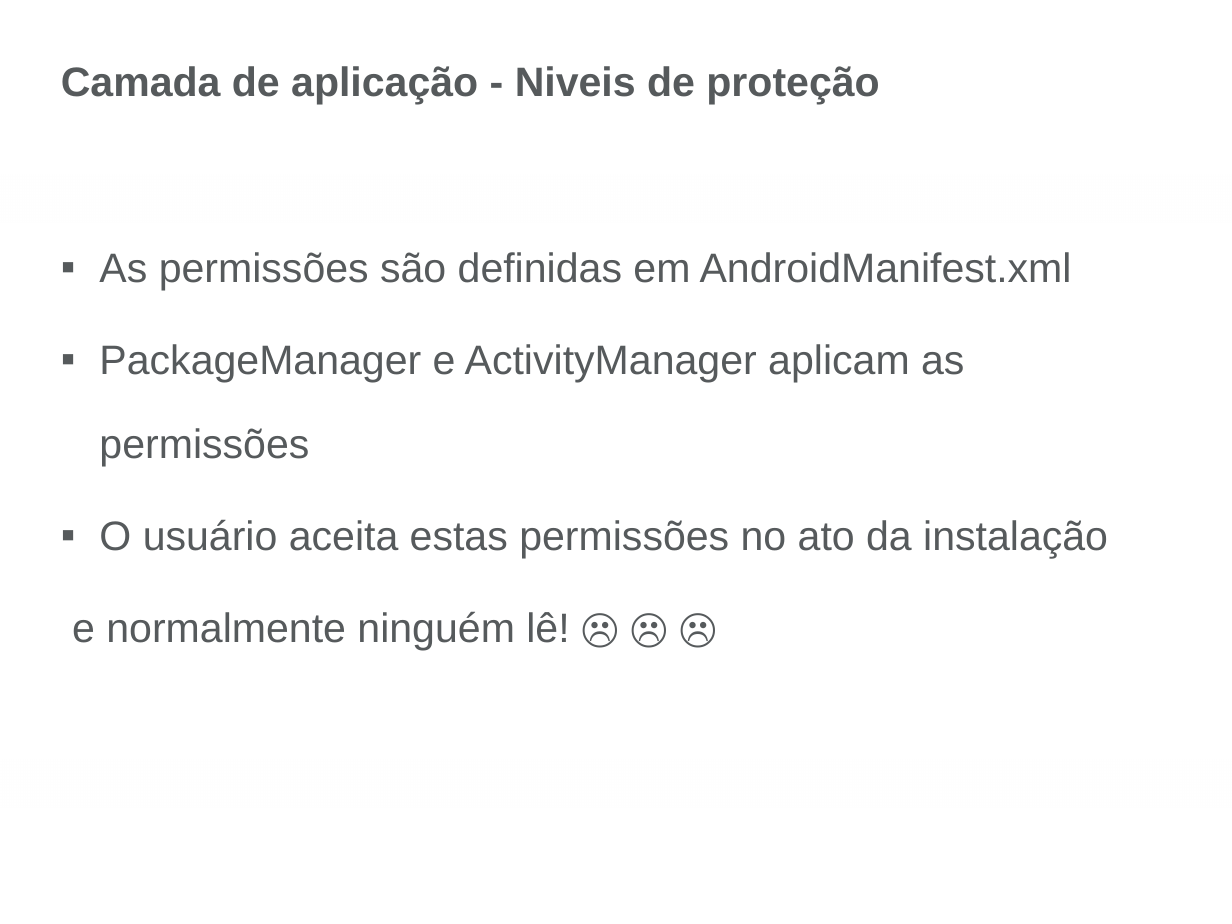
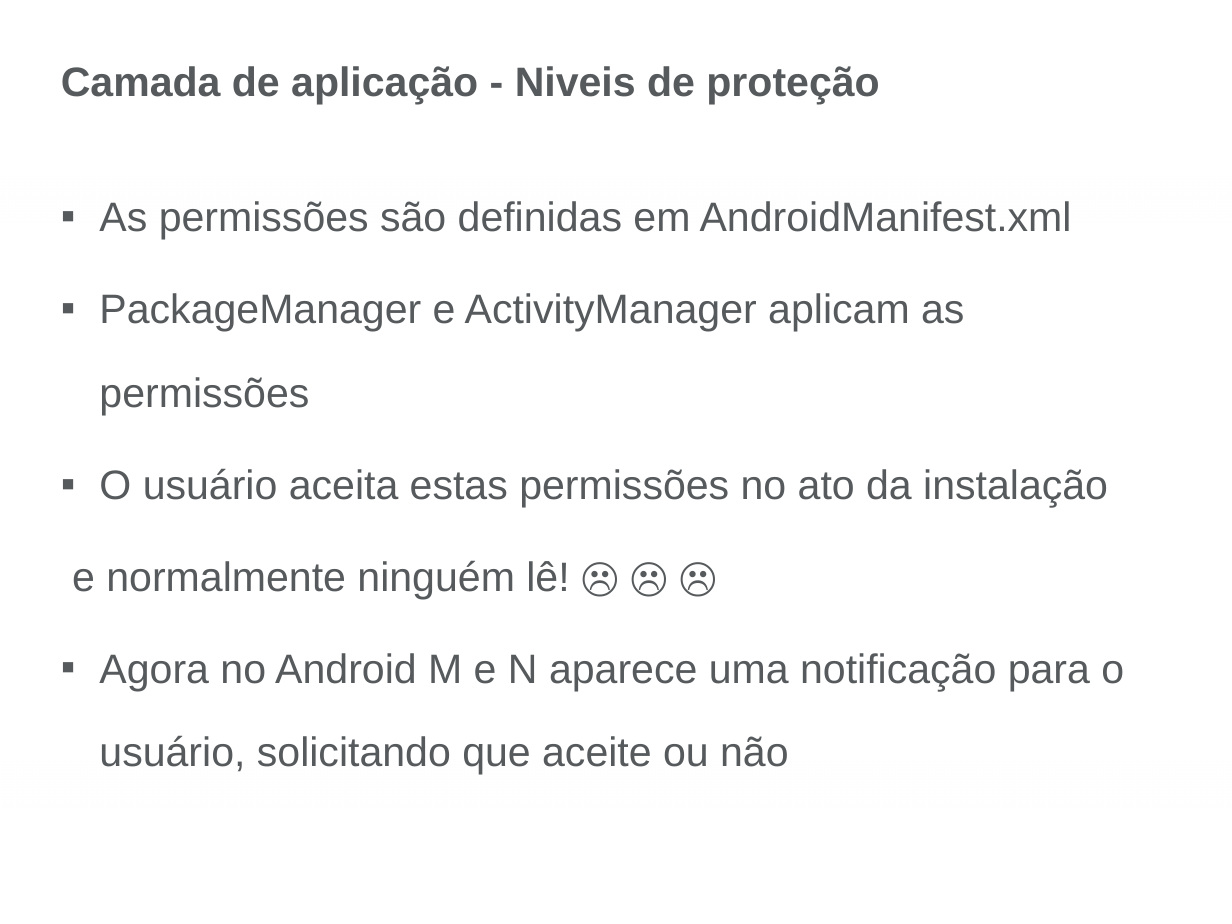
Before and after one commit to priscila225/SemanaDaComputacao, a slide deck: slide 13 of Inatel - Seguranca em dispositivos Android.pptx. Drawn at 1232x924 pixels with LibreOffice and Linux fonts; fonts in the diff are those of the drawing; background and template pictures are left out. Boxes give left, top, right and bottom in pixels: in the first picture for what was removed or moved away, otherwise in the second. Text is boxed around its words. In the diff, an @@ line names an element or a change of style, - is before the commit and + after.

```diff
--- a/Inatel - Seguranca em dispositivos Android.pptx
+++ b/Inatel - Seguranca em dispositivos Android.pptx
@@ text "As permissões são definidas em ...": place and size @@
-text "As permissões são definidas em ..." at box(72, 252, 1108, 650)
+text "As permissões são definidas em ..." at box(72, 201, 1124, 775)
@@ text at box(99, 653, 1124, 775): paragraph added @@
+▪ Agora no Android M e N aparece uma notificação para o usuário, solicitando que aceite ou não
```
Also in this commit, not shown: 5 other slides changed.
